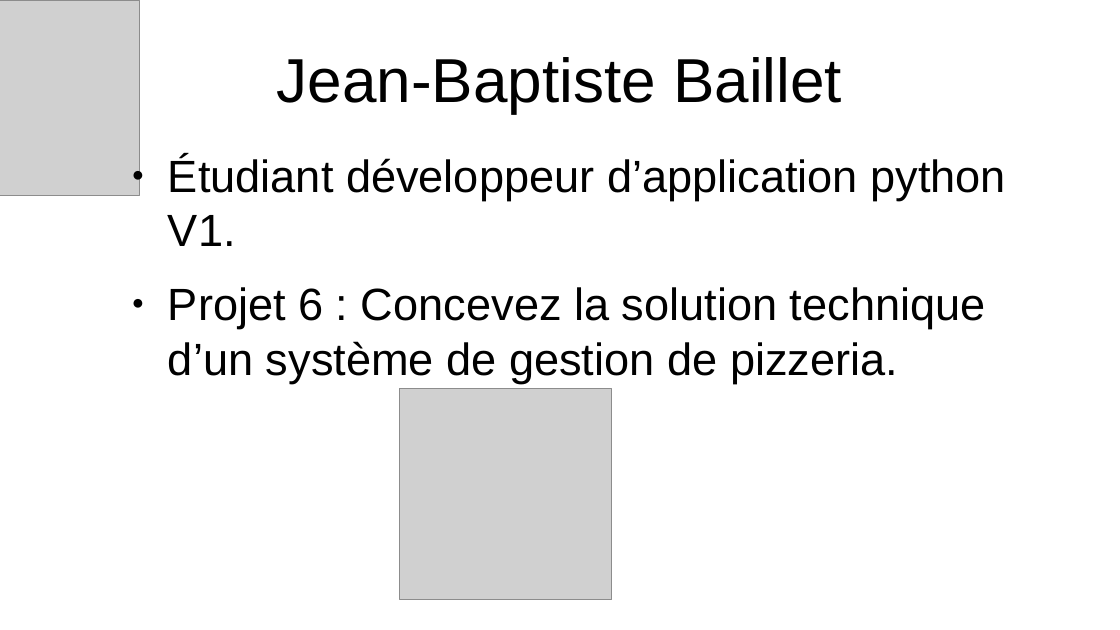
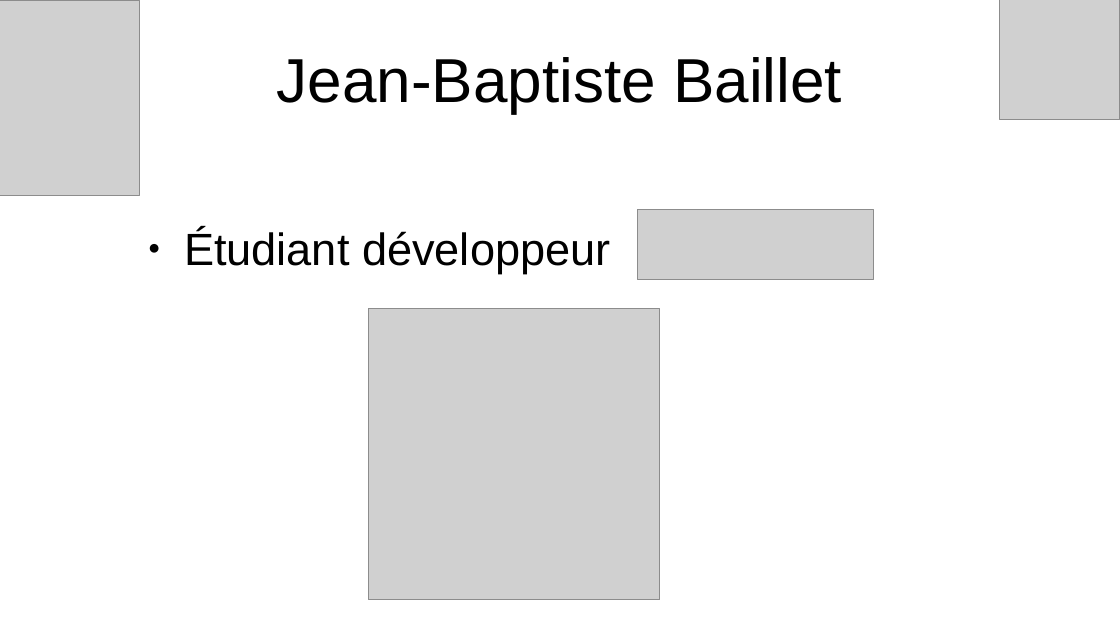
Before and after one commit to jbbaillet85/OCpizzas, a slide deck: slide 2 of documentation/Présentation technique.odp. Drawn at 1120x630 pixels with LibreOffice and Linux fonts; fonts in the diff are those of the drawing; grey boxes stand for pictures; background and template pictures are left out. Boxes give left, top, right and bottom in pixels: in the first picture for what was removed or moved away, otherwise in the second. Text is boxed around its words. In the diff, an @@ line names an element or a change of style, - is before the commit and + after.

```diff
--- a/documentation/Présentation technique.odp
+++ b/documentation/Présentation technique.odp
@@ picture added at [1000,0,1120,120] @@
@@ picture added at [637,209,873,279] @@
@@ text at [184,229,610,273]: text changed @@
-● Étudiant développeur d’application python V1.
-● Projet 6 : Concevez la solution technique d’un système de gestion de pizzeria.
+● Étudiant développeur
@@ picture: place and size @@
-picture at [400,388,612,600]
+picture at [369,309,661,601]
```
Also in this commit, not shown: 2 other slides changed, 3 slides added, 4 slides removed, 12 other files.
